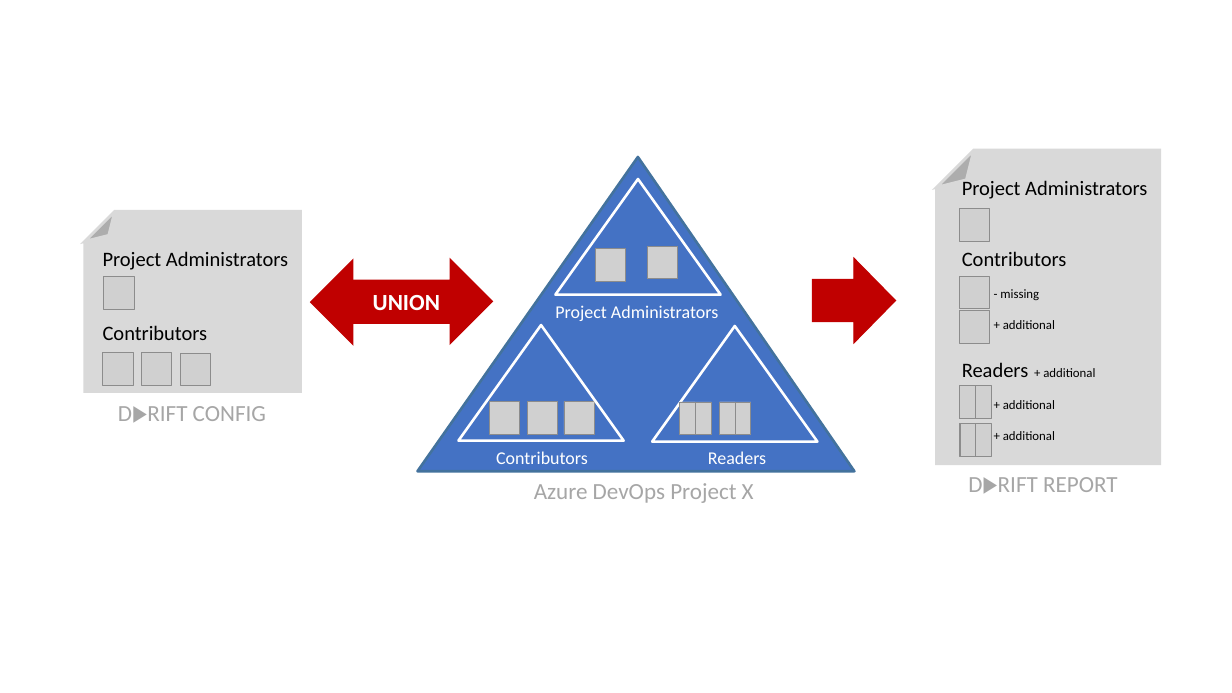
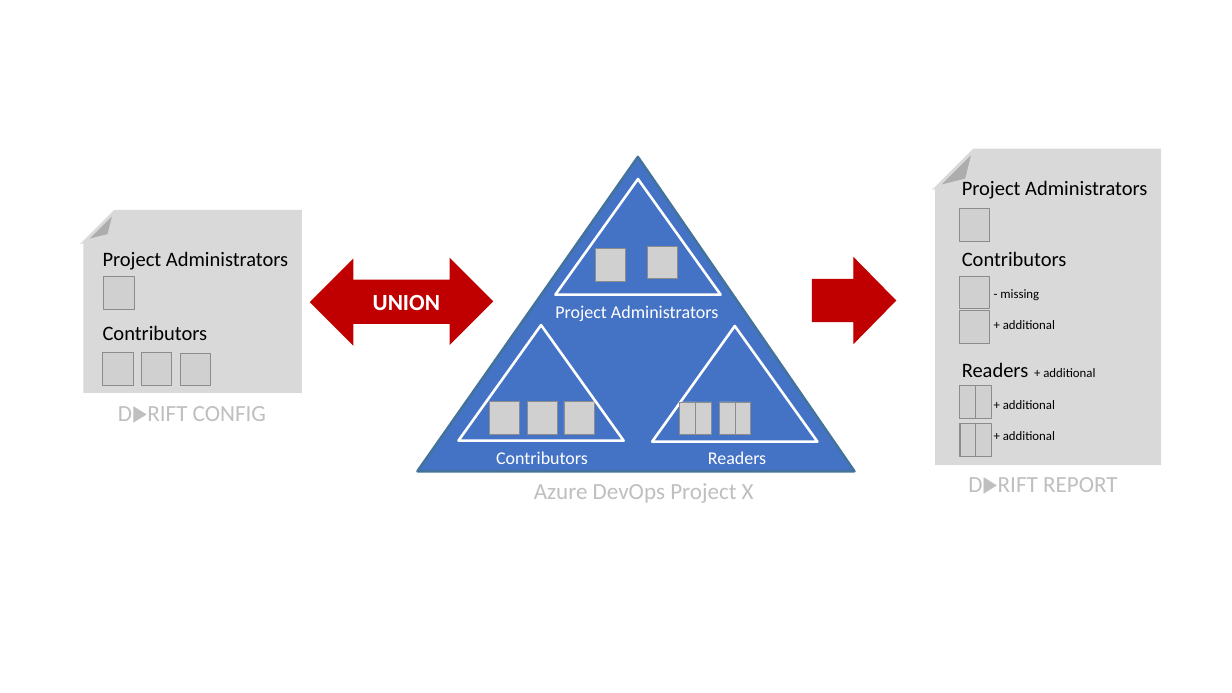
Before and after one commit to ALM-Rangers/azure-devops-anti-drift, a slide deck: slide 1 of images/illustrations.pptx. Drawn at 1232x693 pixels with LibreOffice and Linux fonts; fonts in the diff are those of the drawing; grey boxes stand for pictures. Boxes give left, top, right and bottom in pixels: in the first picture for what was removed or moved away, otherwise in the second. Text is boxed around its words. In the diff, an @@ line names an element or a change of style, - is before the commit and + after.

```diff
--- a/images/illustrations.pptx
+++ b/images/illustrations.pptx
@@ text colour #A6A6A6 to #BFBFBF in 3 elements at bbox=[534, 483, 754, 503], bbox=[118, 406, 266, 421], bbox=[968, 477, 1118, 492] @@
```
Also in this commit, not shown: 2 other slides changed, 3 other files.
